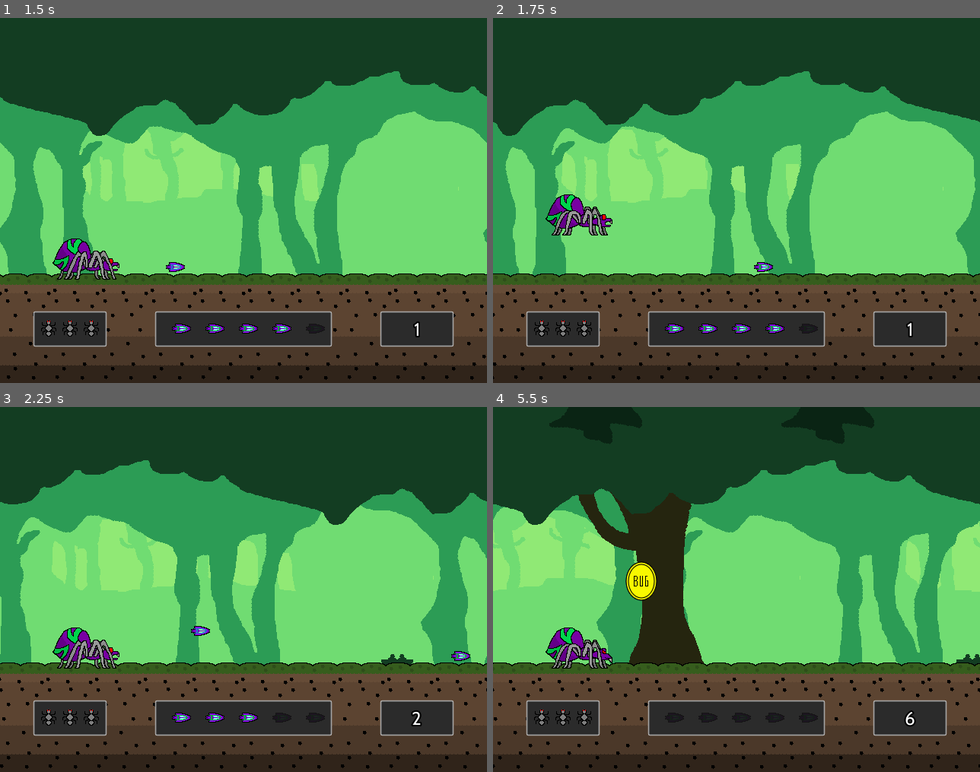
Above: before the commit, frames 1-4 (two rows, left to right).
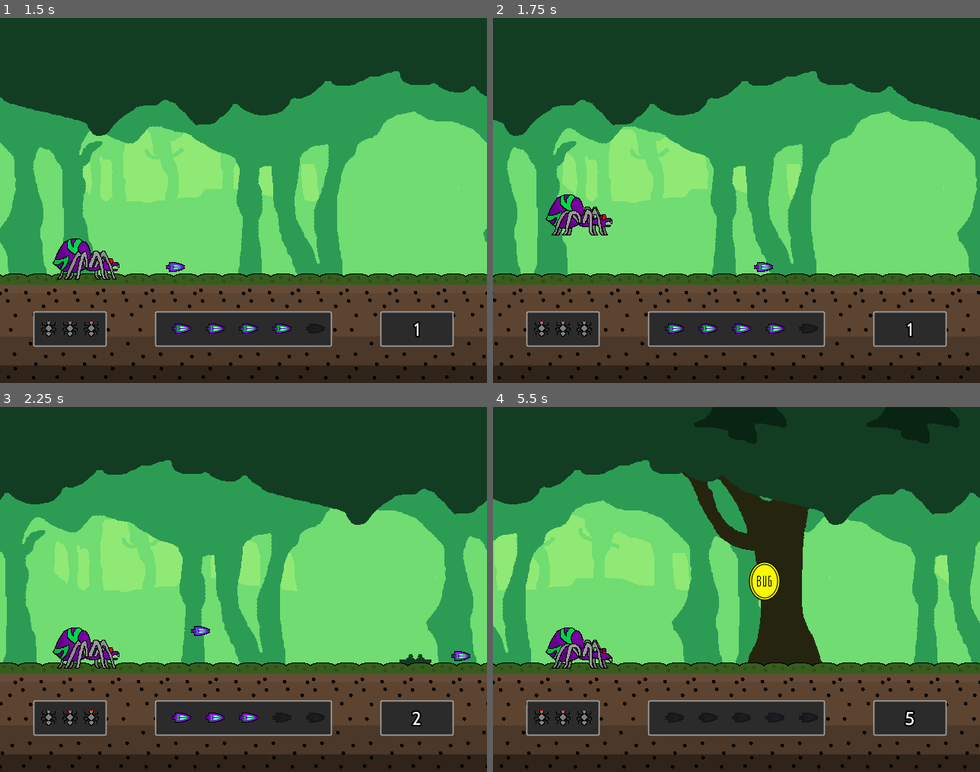
Above: after the commit, the same moments.

Repository: Gravedigger7789/spider-scramble
Game: Godot game, scene res://src/Level/Sandbox1.tscn
Two runs of this game, one before a commit and one after it. Both use one fixed random seed, a clock stepped at 60 frames per second and the inputs below.
Inputs:
- Up to frame 1 (1.5 s): tap Enter at 0.5 s; hold Z (attack) 0.53-1.28 s; tap Up (jump) at 0.77 s; tap Z (attack) at 1.35 s
- Up to frame 2 (1.75 s): tap Up (jump) at 1.52 s
- Up to frame 3 (2.25 s): hold Z (attack) from 2.03 s (still down)
- Up to frame 4 (5.5 s): release Z (attack) at 2.78 s; tap Z (attack) at 2.85, 4.35 s; tap Up (jump) at 3.02, 3.77, 4.52 s; hold Z (attack) 3.53-4.28 s; hold Z (attack) from 5.03 s (still down)

Frame 1 is identical in both runs. In frame 2, 4.4% of the frame differs, in the area x 0-100%, y 14-100%; in frame 3, 8.8%; in frame 4, 40%, in the area x 0-100%, y 0-100%.

Commit message:
Lowering difficulty

Diff:
--- a/src/Globals/Difficulty.gd
+++ b/src/Globals/Difficulty.gd
@@ -2,7 +2,7 @@
 
 
 var speed_modifier = 1.0
-var difficulty_increase_seconds := 1.0
+var difficulty_increase_seconds := 5.0
 var difficulty_increase = 0.1
 var elapsed_time := 0.0
 
